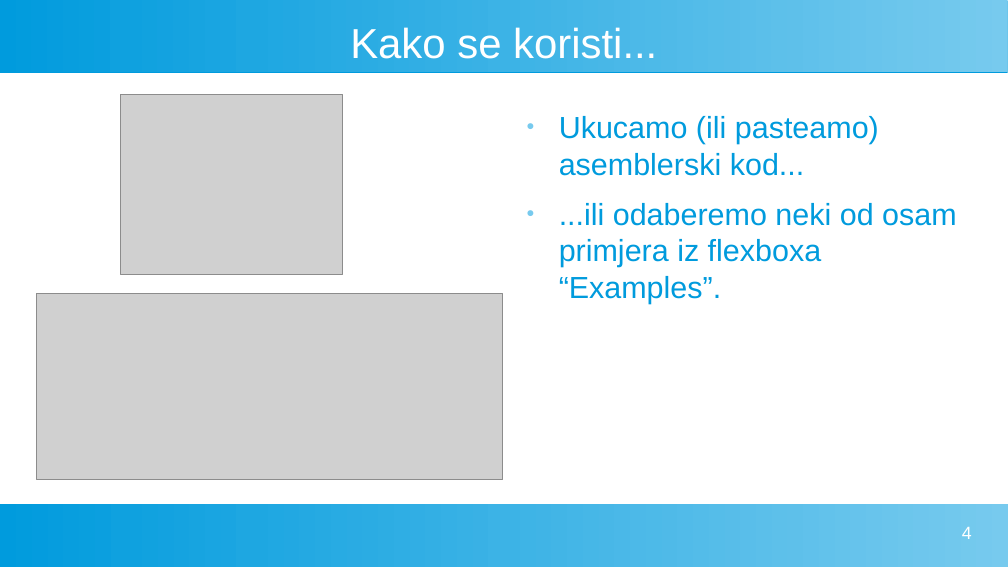
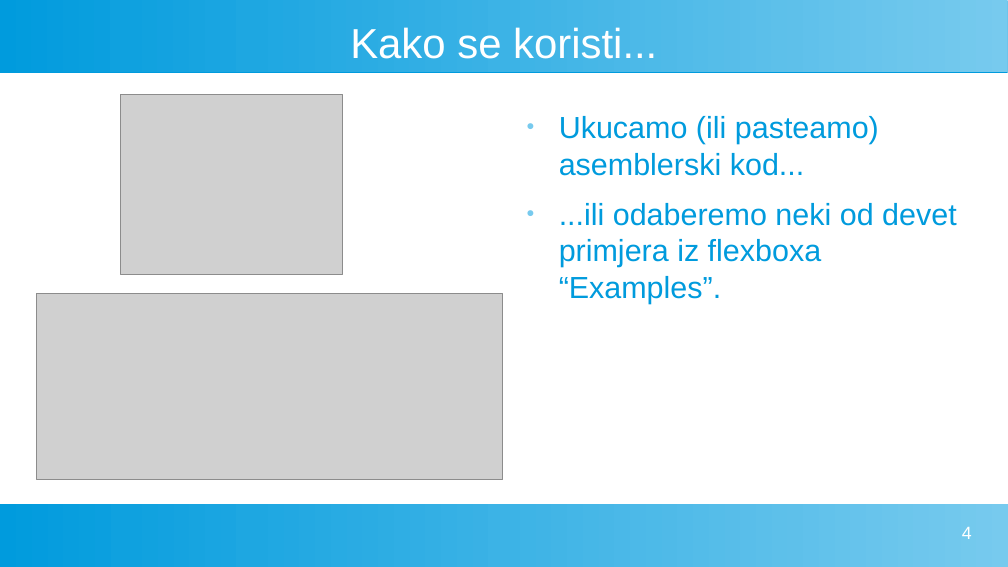
Before and after one commit to FlatAssembler/PicoBlaze_Simulator_in_JS, a slide deck: slide 4 of seminar/PicoBlaze.odp. Drawn at 1008x567 pixels with LibreOffice and Linux fonts; fonts in the diff are those of the drawing; grey boxes stand for pictures. Boxes give left, top, right and bottom in pixels: in the first picture for what was removed or moved away, otherwise in the second. Text is boxed around its words. In the diff, an @@ line names an element or a change of style, - is before the commit and + after.

```diff
--- a/seminar/PicoBlaze.odp
+++ b/seminar/PicoBlaze.odp
@@ text at (x1=559, y1=203, x2=957, y2=304): text changed @@
-● ...ili odaberemo neki od osam primjera iz flexboxa “Examples”.
+● ...ili odaberemo neki od devet primjera iz flexboxa “Examples”.
```
Also in this commit, not shown: 1 other slide changed, 1 other file.
